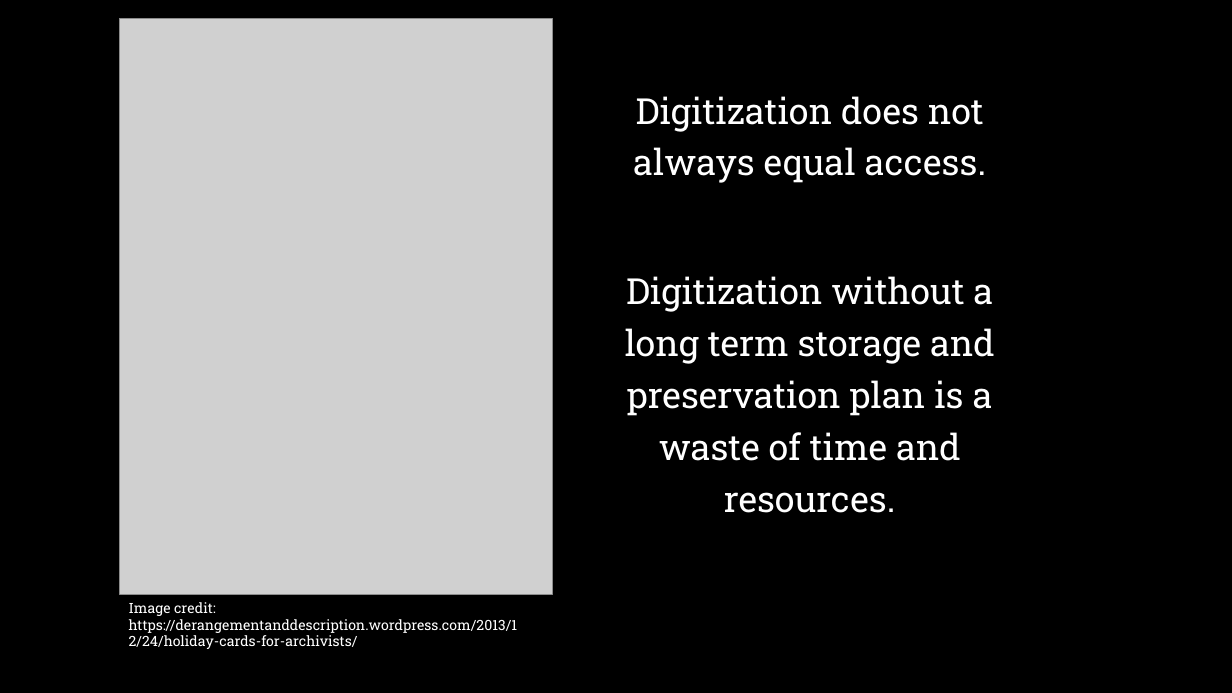
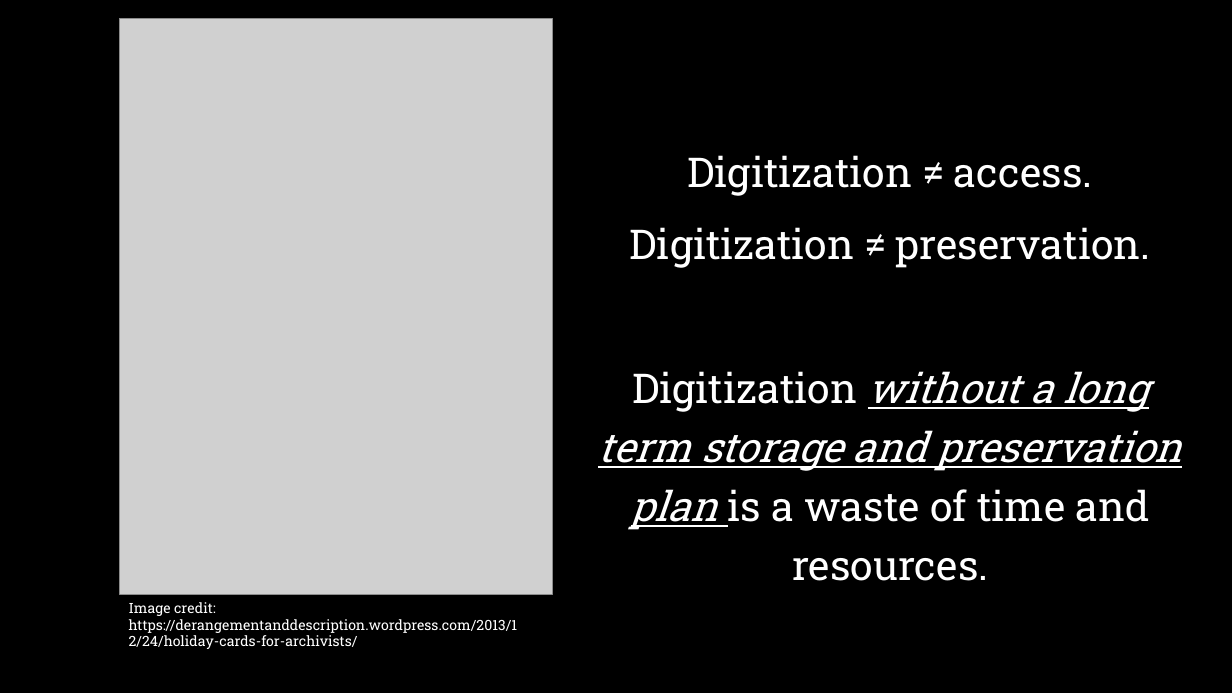
Before and after one commit to geokels/dig-preservation, a slide deck: slide 2 of fig/Cultivating a Culture of Digital Preservation.pptx (slide 3 before the commit). Drawn at 1232x693 pixels with LibreOffice and Linux fonts; fonts in the diff are those of the drawing; grey boxes stand for pictures; background and template pictures are left out. Boxes give left, top, right and bottom in pixels: in the first picture for what was removed or moved away, otherwise in the second. Text is boxed around its words. In the diff, an @@ line names an element or a change of style, - is before the commit and + after.

```diff
--- a/fig/Cultivating a Culture of Digital Preservation.pptx
+++ b/fig/Cultivating a Culture of Digital Preservation.pptx
@@ text at [630,155,1151,268]: text changed; size 28 to 32 pt @@
-Digitization does not always equal access.
+Digitization ≠ access.
+Digitization ≠ preservation.
@@ text at [598,371,1182,581]: size 28 to 32 pt in "Digitization without a long term storage and ..."; italic on, underline on in "without a long term storage and preservation ..." @@
```
Also in this commit, not shown: 1 other slide changed, 1 slide added, 2 slides removed.
